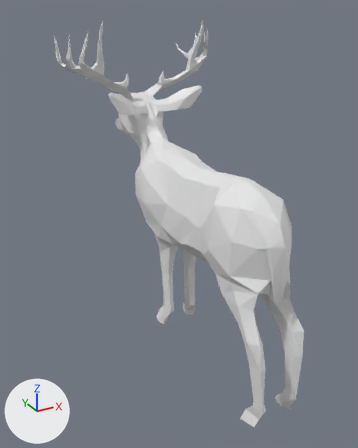
The FBX model FYPEcoVr/Assets/CreatedModels/Deer.fbx: old version first, new version second.
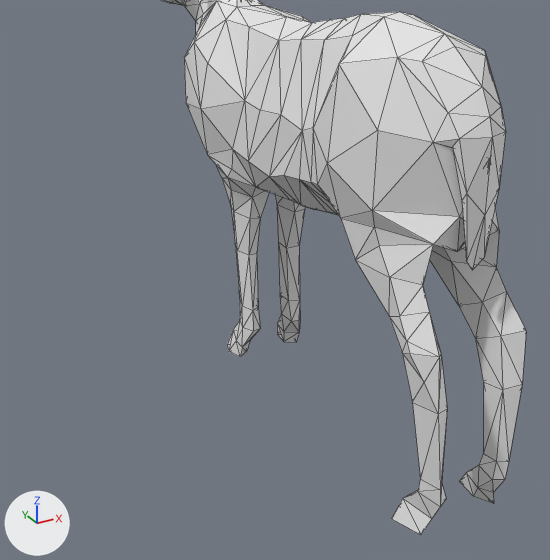
Each version is shown whole from a 50 mm lens placed at (-2.26, -4.29, 1.73), pointed at (-0.13, -0.4, -0.21), then close up from a 50 mm lens placed at (-1.9, -3.7, 0.71), pointed at (-0.23, -0.65, -0.82). Arrows for +X, +Y and +Z are at lower left; the lights stay in place. The close-ups show mesh edges as thin lines. Where no turn or scale is listed for an object, it has been applied to the vertices. Vertices at the same position are counted once.

Names of what the first close-up shows: 'DeerMesh'.
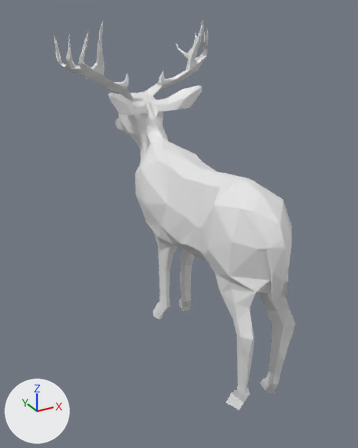
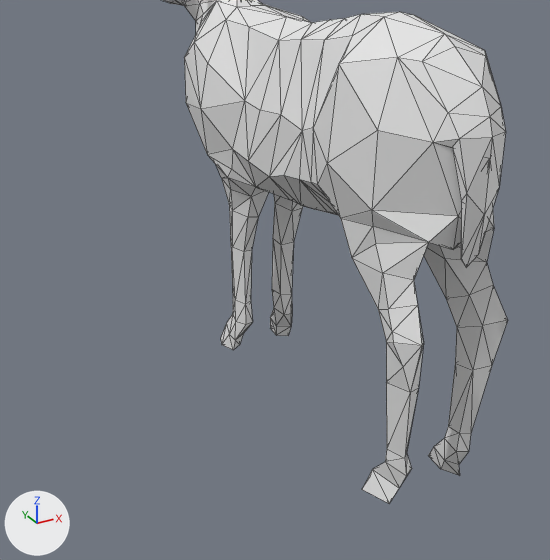
What differs and where, as boxes [x1, y1, x2, y2] in the close-ups (550 x 560 px; the box of a moved part takes in the faces that stretch with it):
'DeerMesh', reshaped
    before: [163, 0, 526, 535]
    after: [163, 0, 508, 503]
part 1 of me_icosphere_003, moved or reshaped
    before: [341, 142, 526, 535]
    after: [341, 142, 508, 503]
part 2 of me_icosphere_003, moved or reshaped
    before: [236, 242, 300, 310]
    after: [231, 239, 294, 304]
part 3 of me_icosphere_003, moved or reshaped
    before: [227, 295, 300, 357]
    after: [221, 289, 292, 350]

The change in detail:
me_icosphere_003 is used by ob_deermesh; location (0.0, 0.0, 0.0).
me_icosphere_003 had 649 vertices, 1294 faces and spanned x -0.82..0.82, y -1.91..1.23, z -1.5..1.61.
me_icosphere_003 now has 649 vertices, 1294 faces and spans x -0.82..0.82, y -1.79..1.23, z -1.5..1.61.
me_icosphere_003 part 1: 93 of 649 vertices moved; they spanned x -0.26..0.26, y -1.91..-1.32, z -1.5..-0.19 and now span x -0.26..0.26, y -1.77..-1.3, z -1.5..-0.19; mean shift (0.0, 0.12, 0.0); largest move (-0.18, -1.91, -1.24) -> (-0.18, -1.68, -1.24).
me_icosphere_003 part 2: all 10 vertices in x -0.19..0.19, y -0.23..-0.07, z -0.86..-0.84 are moved by (0.0, 0.06, 0.0).
me_icosphere_003 part 3: all 40 vertices in x -0.22..0.22, y -0.27..0.01, z -1.5..-1.16 are moved by (0.0, 0.09, 0.0).
